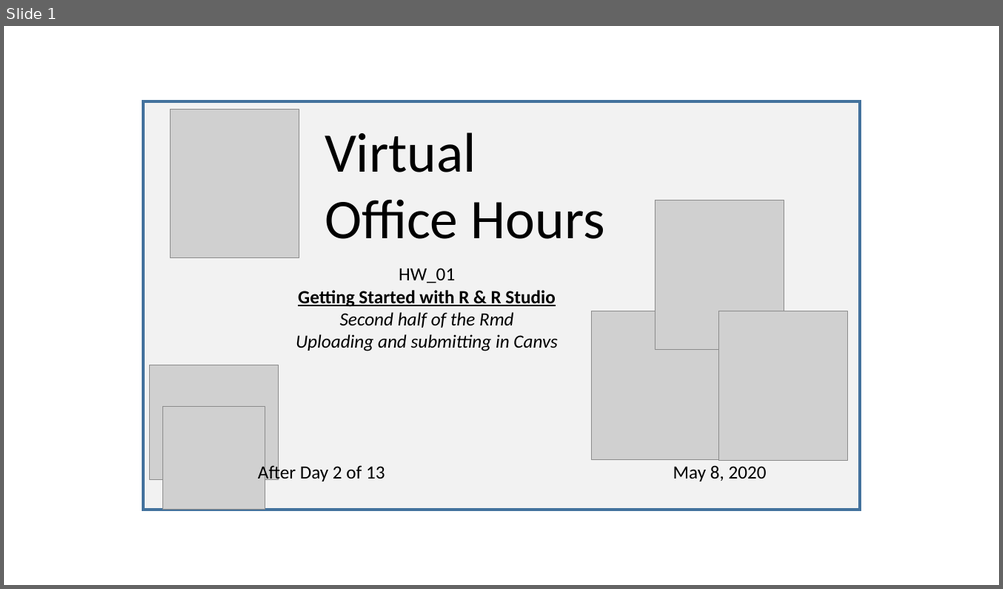
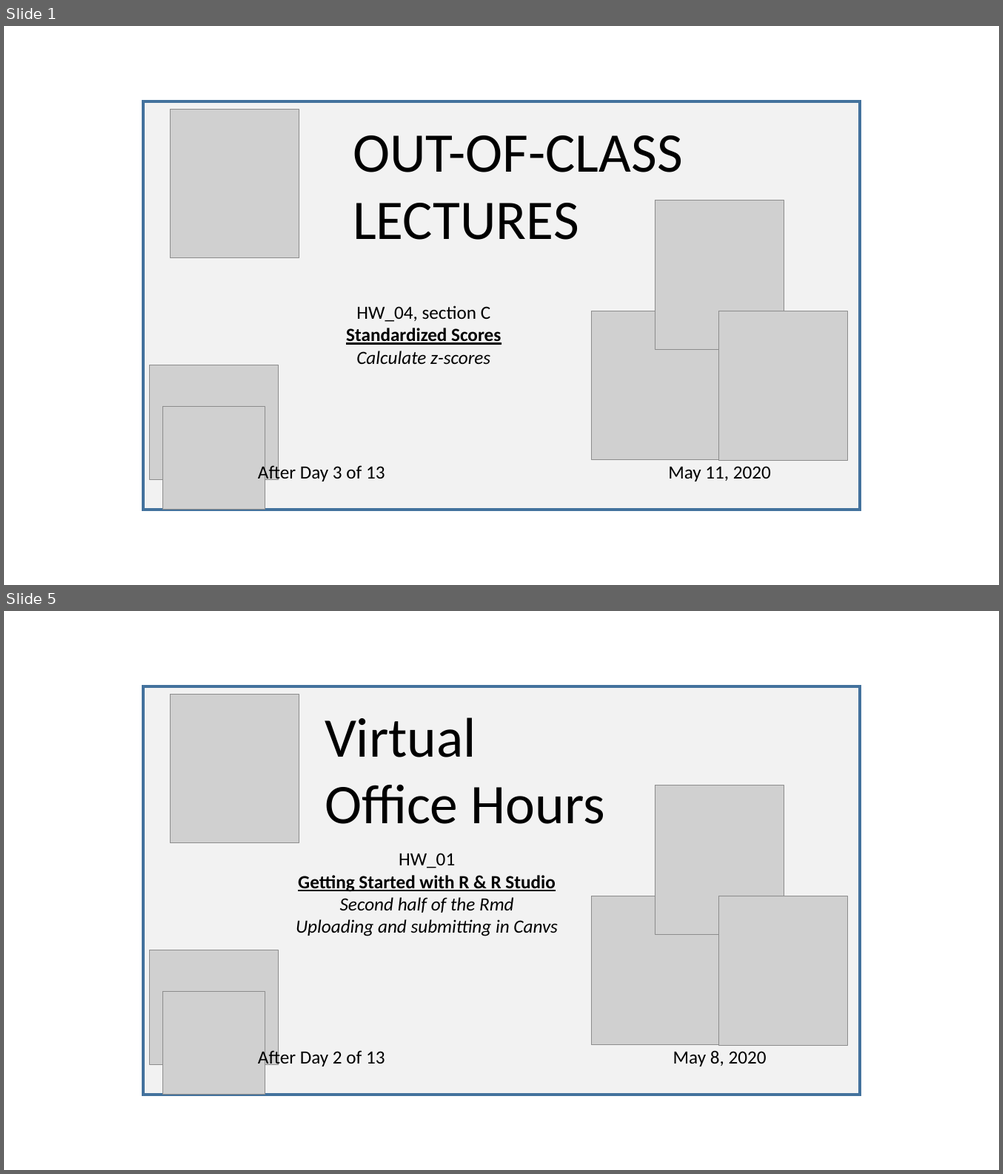
Before and after one commit to SarBearSchwartz/SarBearSchwartz.github.io, a slide deck: static/img/youtube_thumbnails/video_thumbnail_building.pptx. Shown one above the other, each under a label of ours: slide 1 before the commit, slides 1 and 5 after it; the slides between them are not shown. The pictures are 1003x589 and 1003x1174 pixels, drawn with LibreOffice and Linux fonts; fonts in the diff are those of the drawing; grey boxes stand for pictures. Boxes give left, top, right and bottom in pixels: in the first picture for what was removed or moved away, otherwise in the second. Text is boxed around its words. In the diff, an @@ line names an element or a change of style, - is before the commit and + after.

```diff
--- a/static/img/youtube_thumbnails/video_thumbnail_building.pptx
+++ b/static/img/youtube_thumbnails/video_thumbnail_building.pptx
@@ slide 1 added at (4, 26, 999, 585), background #FFFFFF @@
@@ rectangle added at (144, 101, 859, 510), fill #F2F2F2, outline #43739E 3 pt @@
@@ picture added at (170, 110, 299, 259) @@
@@ text added at (353, 136, 683, 240), 54 pt, text #000000 @@
+OUT-OF-CLASS LECTURES
@@ picture added at (655, 201, 785, 350) @@
@@ text added at (346, 306, 501, 364), 18 pt, text #000000 @@
+HW_04, section C
+Standardized Scores
+Calculate z-scores
@@ picture added at (591, 311, 720, 460) @@
@@ picture added at (719, 312, 848, 461) @@
@@ picture added at (150, 366, 279, 480) @@
@@ picture added at (163, 407, 266, 510) @@
@@ text added at (258, 463, 385, 483), 18 pt, text #000000 @@
+After Day 3 of 13
@@ text added at (668, 466, 771, 482), 18 pt, text #000000 @@
+May 11, 2020
@@ what was slide 1 is now slide 5 @@
```
Also in this commit, not shown: 3 other slides added, 8 other files.
